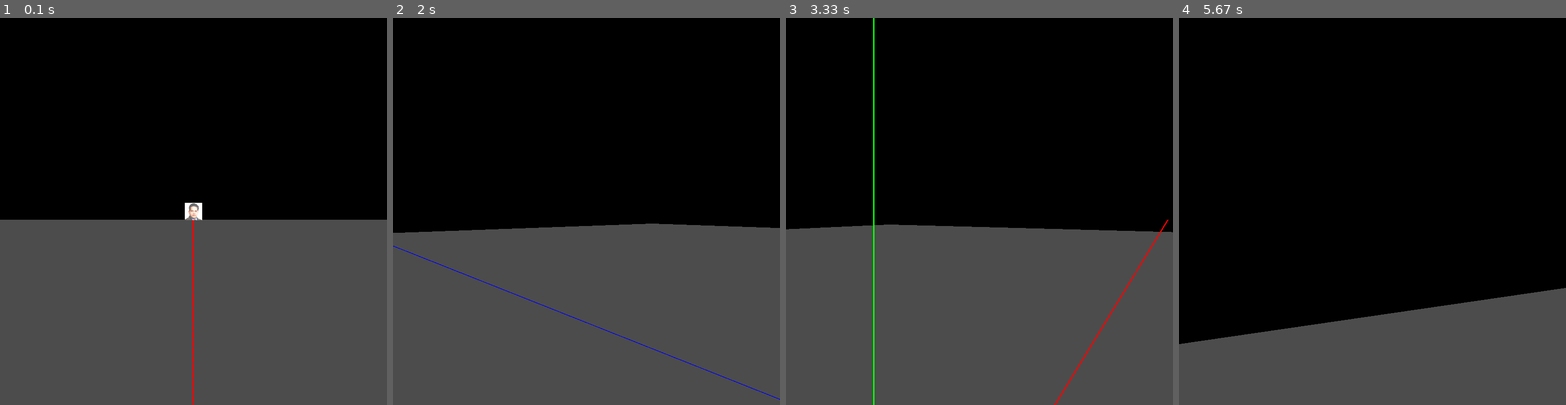
Above: before the commit, frames 1-4 (left to right).
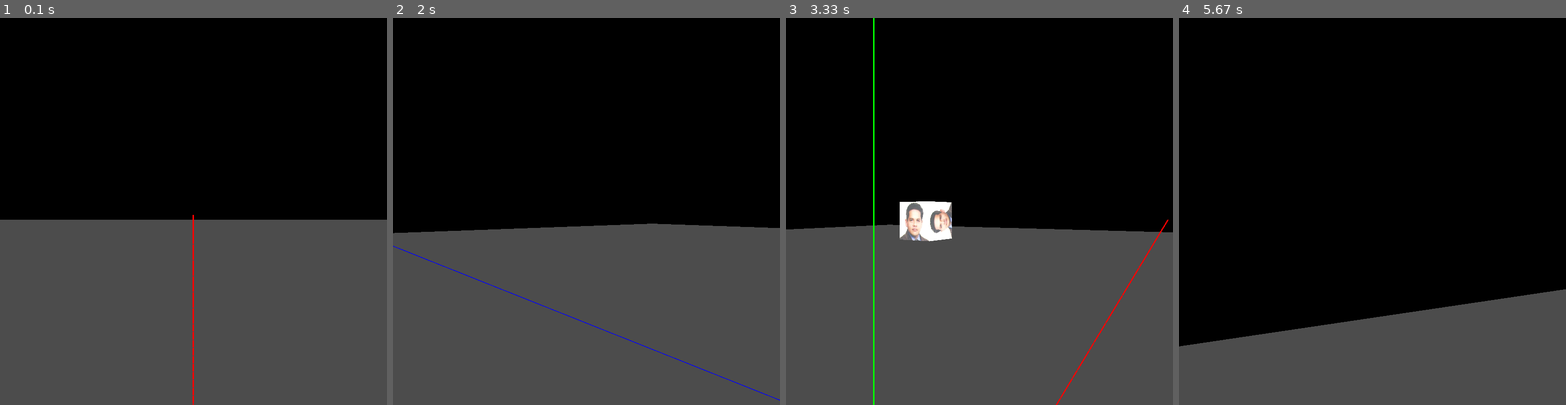
Above: after the commit, the same moments.

Repository: YaheDex/pygames
Game: pygame game, started from Ejemplo8_observadorFPV_v2/PlanoCubos.py
The game is run twice, just before and just after one commit, with the same random seed, the same clock (stepped at 60 frames per second) and the same inputs.
Inputs:
- Up to frame 1 (0.1 s): no input
- Up to frame 2 (2 s): hold Space 0.33-0.8 s; hold D 0.33-0.8 s; hold D 0.83-1.3 s; tap Space at 0.9, 1.2, 1.4, 1.73 s; hold W 1.33-1.63 s; hold D from 1.67 s (still down)
- Up to frame 3 (3.33 s): tap Space at 2.03, 2.23, 2.53, 2.8, 3.13 s; release D at 2.13 s; hold A 2.17-2.7 s; hold S 2.73-3.03 s; hold A from 3.07 s (still down)
- Up to frame 4 (5.67 s): tap Space at 3.43, 3.57, 3.97, 4.27, 4.63, 5.03, 5.33 s; release A at 3.47 s; hold W 3.5-3.87 s; hold W 3.9-4.53 s; hold W 4.57-4.93 s; hold W 4.97-5.43 s

The runs differ from the first frame. In frame 1, 0.2% of the frame differs, in the area x 47-53%, y 47-53%; in frame 2, 0.3%; in frame 3, 1.6%, in the area x 0-100%, y 47-100%; in frame 4, 0.5%.

Commit message:
lo mismo pero organizado en clases :D

Diff:
--- a/Ejemplo8_observadorFPV_v2/Cubo.py
+++ b/Ejemplo8_observadorFPV_v2/Cubo.py
@@ -12,14 +12,18 @@
 
 class Cubo:
 
-    def __init__(self, dim, vel, x, y, z):
+    def __init__(self, dim, vel, height):
         #Se inicializa las coordenadas de los vertices del cubo
         self.points = np.array([[-1.0,-1.0, 1.0], [1.0,-1.0, 1.0], [1.0,-1.0,-1.0], [-1.0,-1.0,-1.0],
                                 [-1.0, 1.0, 1.0], [1.0, 1.0, 1.0], [1.0, 1.0,-1.0], [-1.0, 1.0,-1.0]])
 
         self.DimBoard = dim
         #Se inicializa una posicion aleatoria en el tablero
-        self.Position = [x, y, z]
+        self.Position = []
+        self.Position.append(-200)
+        self.Position.append(5.0)
+        self.Position.append(200)
+        #Se inicializa un vector de direccion aleatorio
         self.Direction = []
         self.Direction.append(random.random())
         self.Direction.append(5.0)
@@ -31,23 +35,7 @@
         #Se cambia la maginitud del vector direccion
         self.Direction[0] *= vel
         self.Direction[2] *= vel
-
-
-    def update(self):
-        new_x = self.Position[0] + self.Direction[0]
-        new_z = self.Position[2] + self.Direction[2]
-
-        if(abs(new_x) <= self.DimBoard):
-            self.Position[0] = new_x
-        else:
-            self.Direction[0] *= -1.0
-            self.Position[0] += self.Direction[0]
-
-        if(abs(new_z) <= self.DimBoard):
-            self.Position[2] = new_z
-        else:
-            self.Direction[2] *= -1.0
-            self.Position[2] += self.Direction[2]
+        self.height = height
 
     def drawFace(self, x1, y1, z1, x2, y2, z2, x3, y3, z3, x4, y4, z4):
         glBegin(GL_QUADS)
--- a/Ejemplo8_observadorFPV_v2/PlanoCubos.py
+++ b/Ejemplo8_observadorFPV_v2/PlanoCubos.py
@@ -1,14 +1,8 @@
 import pygame
 from pygame.locals import *
-
-# Cargamos las bibliotecas de OpenGL
 from OpenGL.GL import *
 from OpenGL.GLU import *
 from OpenGL.GLUT import *
-
-import math
-
-# Se carga el archivo de la clase Cubo
 import sys
 sys.path.append('..')
 from Cubo import Cubo
@@ -18,67 +12,56 @@
 textures = []
 screen_width = 800
 screen_height = 800
-#vc para el obser.
-FOVY=60.0
-ZNEAR=1.0
-ZFAR=900.0
-#Variables para definir la posicion del observador
+FOVY = 60.0
+ZNEAR = 1.0
+ZFAR = 900.0
 EYE_X = 0.0
 EYE_Y = 5.0
 EYE_Z = 0.0
 CENTER_X = 1.0
 CENTER_Y = 5.0
 CENTER_Z = 0.0
-UP_X=0
-UP_Y=1
-UP_Z=0
+UP_X = 0
+UP_Y = 1
+UP_Z = 0
 theta = 0
-
 is_jumping = False
 jump_height = 0.0
-#Variables para dibujar los ejes del sistema
-X_MIN=-500
-X_MAX=500
-Y_MIN=-500
-Y_MAX=500
-Z_MIN=-500
-Z_MAX=500
-#Dimension del plano
+X_MIN = -500
+X_MAX = 500
+Y_MIN = -500
+Y_MAX = 500
+Z_MIN = -500
+Z_MAX = 500
 DimBoard = 200
+# cubos = [Cubo(DimBoard, 1, 200, 5, 0), Cubo(DimBoard, 0, DimBoard, 2.5, DimBoard), Cubo(DimBoard, 0, DimBoard-10, 2, DimBoard)]
+dansito = Cubo(DimBoard, 1.0, 11)
+jugador = Player()
+pygame.init()
 
-#Variables asociados a los objetos de la clase Cubo
-#cubo = Cubo(DimBoard, 1.0)
-global cubos
-cubos = [Cubo(DimBoard, 1, 200, 5, 0), Cubo(DimBoard, 0, DimBoard, 2.5, DimBoard), Cubo(DimBoard, 0, DimBoard-10, 2, DimBoard)]
-global jugador
-jugador = Player()
-
-#Variables para el control del observador
-theta = 0.0
-radius = 300
-
-pygame.init()
+plataforma = Cubo(5, 0.0, 6)  # Ajusta los parámetros según sea necesario
+plataforma.Position = [10, 0, 20]  # Posición de la plataforma en el mundo
+plataforma2 = Cubo(5, 0.0, 11)  # Ajusta los parámetros según sea necesario
+plataforma2.Position = [20, 6, 30]  # Posición de la plataforma en el mundo
+listacubos = [plataforma, plataforma2]
 
 def Axis():
     glShadeModel(GL_FLAT)
     glLineWidth(3.0)
-    #X axis in red
-    glColor3f(1.0,0.0,0.0)
+    glColor3f(1.0, 0.0, 0.0)
     glBegin(GL_LINES)
-    glVertex3f(X_MIN,0.0,0.0)
-    glVertex3f(X_MAX,0.0,0.0)
+    glVertex3f(X_MIN, 0.0, 0.0)
+    glVertex3f(X_MAX, 0.0, 0.0)
     glEnd()
-    #Y axis in green
-    glColor3f(0.0,1.0,0.0)
+    glColor3f(0.0, 1.0, 0.0)
     glBegin(GL_LINES)
-    glVertex3f(0.0,Y_MIN,0.0)
-    glVertex3f(0.0,Y_MAX,0.0)
+    glVertex3f(0.0, Y_MIN, 0.0)
+    glVertex3f(0.0, Y_MAX, 0.0)
     glEnd()
-    #Z axis in blue
-    glColor3f(0.0,0.0,1.0)
+    glColor3f(0.0, 0.0, 1.0)
     glBegin(GL_LINES)
-    glVertex3f(0.0,0.0,Z_MIN)
-    glVertex3f(0.0,0.0,Z_MAX)
+    glVertex3f(0.0, 0.0, Z_MIN)
+    glVertex3f(0.0, 0.0, Z_MAX)
     glEnd()
     glLineWidth(1.0)
 
@@ -86,37 +69,33 @@
     textures.append(glGenTextures(1))
     id = len(textures) - 1
     glBindTexture(GL_TEXTURE_2D, textures[id])
-    glTexParameteri(GL_TEXTURE_2D,GL_TEXTURE_WRAP_S, GL_CLAMP)
-    glTexParameteri(GL_TEXTURE_2D,GL_TEXTURE_WRAP_T, GL_CLAMP)
+    glTexParameteri(GL_TEXTURE_2D, GL_TEXTURE_WRAP_S, GL_CLAMP)
+    glTexParameteri(GL_TEXTURE_2D, GL_TEXTURE_WRAP_T, GL_CLAMP)
     glTexParameteri(GL_TEXTURE_2D, GL_TEXTURE_MAG_FILTER, GL_LINEAR)
     glTexParameteri(GL_TEXTURE_2D, GL_TEXTURE_MIN_FILTER, GL_LINEAR)
     image = pygame.image.load(filepath).convert()
     w, h = image.get_rect().size
-    image_data = pygame.image.tostring(image,"RGBA")
+    image_data = pygame.image.tostring(image, "RGBA")
     glTexImage2D(GL_TEXTURE_2D, 0, GL_RGBA, w, h, 0, GL_RGBA, GL_UNSIGNED_BYTE, image_data)
     glGenerateMipmap(GL_TEXTURE_2D)
 
 def Init():
     screen = pygame.display.set_mode((screen_width, screen_height), DOUBLEBUF | OPENGL)
     pygame.display.set_caption("OpenGL: cubos")
-
     glMatrixMode(GL_PROJECTION)
     glLoadIdentity()
-    gluPerspective(FOVY, screen_width/screen_height, ZNEAR, ZFAR)
-
+    gluPerspective(FOVY, screen_width / screen_height, ZNEAR, ZFAR)
     glMatrixMode(GL_MODELVIEW)
     glLoadIdentity()
-    gluLookAt(EYE_X,EYE_Y,EYE_Z,CENTER_X,CENTER_Y,CENTER_Z,UP_X,UP_Y,UP_Z)
-    glClearColor(0,0,0,0)
+    gluLookAt(EYE_X, EYE_Y, EYE_Z, CENTER_X, CENTER_Y, CENTER_Z, UP_X, UP_Y, UP_Z)
+    glClearColor(0, 0, 0, 0)
     glEnable(GL_DEPTH_TEST)
     glPolygonMode(GL_FRONT_AND_BACK, GL_FILL)
-
     Texturas(filename1)
 
 def display():
     glClear(GL_COLOR_BUFFER_BIT | GL_DEPTH_BUFFER_BIT)
     Axis()
-    #Se dibuja el plano gris
     glColor3f(0.3, 0.3, 0.3)
     glBegin(GL_QUADS)
     glVertex3d(-DimBoard, 0, -DimBoard)
@@ -125,36 +104,34 @@
     glVertex3d(DimBoard, 0, -DimBoard)
     glEnd()
     jugador.update()
-    # Se dibuja cubos
-    for obj in cubos:
-        obj.drawCube(textures,0)
-
-
+    jugador.checkCol(listacubos)
+    for plataforma in listacubos:
+        plataforma.drawCube(textures,0)
+    dansito.drawCube(textures,0)
+    # for obj in cubos:
+    #     obj.drawCube(textures, 0)
 
 done = False
 Init()
 while not done:
-
     for event in pygame.event.get():
         if event.type == pygame.KEYDOWN:
             if event.key == pygame.K_ESCAPE:
                 done = True
-
         if event.type == pygame.QUIT:
             done = True
-
-
-    cubos[0].chase_player(jugador.Position, 0.2)
-    if cubos[0].check_collision(jugador.Position):
+    glLoadIdentity()
+    verX = jugador.Position[0] + jugador.newDir[0]
+    verZ = jugador.Position[2] + jugador.newDir[2]
+    gluLookAt(jugador.Position[0], jugador.Position[1], jugador.Position[2], verX, jugador.Position[1], verZ, UP_X, UP_Y, UP_Z)
+    dansito.chase_player(jugador.Position, 0.6)
+    if dansito.check_collision(jugador.Position):
             print("¡Has perdido!")
             done = True
             break
-    glLoadIdentity()
-    verX = jugador.Position[0]+jugador.newDir[0]
-    verZ = jugador.Position[2]+jugador.newDir[2]
-    gluLookAt(jugador.Position[0], jugador.Position[1], jugador.Position[2], verX, jugador.Position[1], verZ, UP_X,UP_Y,UP_Z)
+
+
     display()
-
     pygame.display.flip()
     pygame.time.wait(10)
 
--- a/Ejemplo8_observadorFPV_v2/Player.py
+++ b/Ejemplo8_observadorFPV_v2/Player.py
@@ -1,79 +1,83 @@
 import pygame
 from pygame.locals import *
 import math
-
-# Cargamos las bibliotecas de OpenGL
 from OpenGL.GL import *
 from OpenGL.GLU import *
 from OpenGL.GLUT import *
 
-
-
 class Player:
-
     def __init__(self):
-
-
         self.Position = [0, 5, 0]
         self.theta = 0
-        self.Direction = []
-        self.Direction.append(0)
-        self.Direction.append(0)
-        self.Direction.append(0)
+        self.Direction = [0, 0, 0]
         self.newDir = [1, 5, 0]
-        self.jump_speed = 0.4  # Velocidad del salto predeterminada
-        self.gravity = 0.009  # Velocidad de la gravedad para poder lograr el descenso suave, se lo voy restando al salto
-        self.on_ground = True # is jumping pero mi lógica me puso mejor a detectar el suelo equide
-        self.y_velocity = 0 # en vez de restar dos valores diferentes, sí se pudo con el mismo valor al volverlo negativo
+        self.jump_speed = 0.4
+        self.gravity = 0.009
+        self.on_ground = True
+        self.y_velocity = 0
         self.prevPos = []
-
-
+        self.preEyeY = 0
+        self.pr = None
 
     def rotating(self):
         dir = [1.0, 0.0, 0.0]
-
-        newx = dir[0]*math.cos(math.radians(self.theta)) + math.sin(math.radians(self.theta))*dir[2]
-        newz = dir[0]*math.sin(math.radians(self.theta)) + math.cos(math.radians(self.theta))*dir[2]
-        newdir = [(newx), self.Position[1], (newz)]
+        newx = dir[0] * math.cos(math.radians(self.theta)) + math.sin(math.radians(self.theta)) * dir[2]
+        newz = dir[0] * math.sin(math.radians(self.theta)) + math.cos(math.radians(self.theta)) * dir[2]
+        newdir = [newx, self.Position[1], newz]
         return newdir
 
     def update(self):
-        print(self.newDir, self.Position, math.sqrt(self.newDir[0]**2 + self.newDir[2]**2))
-        self.prevPos = self.Position
+        self.prevPos = self.Position.copy()
         keys = pygame.key.get_pressed()
         if keys[pygame.K_w]:
             self.newDir = self.rotating()
-            self.Position[0] = self.Position[0] + self.newDir[0]
-            self.Position[2] = self.Position[2] + self.newDir[2]
-
+            self.Position[0] += self.newDir[0]
+            self.Position[2] += self.newDir[2]
         if keys[pygame.K_s]:
             self.newDir = self.rotating()
-            self.Position[0] = self.Position[0] - self.newDir[0]
-            self.Position[2] = self.Position[2] - self.newDir[2]
-
-
+            self.Position[0] -= self.newDir[0]
+            self.Position[2] -= self.newDir[2]
         if keys[pygame.K_d]:
-            self.theta+=2.5
+            self.theta += 2.5
             self.newDir = self.rotating()
-
         if keys[pygame.K_a]:
-            self.theta-=2.5
+            self.theta -= 2.5
             self.newDir = self.rotating()
-
         if keys[pygame.K_SPACE] and self.on_ground:
-            # print("LOL")
+            self.preEyeY = self.Position[1]
             self.on_ground = False
             self.y_velocity = self.jump_speed
-
         if not self.on_ground:
-            # print("DEPURASAO")
-
-            # sumo la velocidad de salto hasta que se vuelve negativa a la misma razón de cambio, así puedo formar la parábola sin dos variables
             self.Position[1] += self.y_velocity
-            print(self.Position[1])
             self.y_velocity -= self.gravity
-            # print("EQUISDE") # usado para depuración
-            if self.Position[1] <= 5 or self.on_ground:  # En vez de fijar una altura máxima y mínima para cuando llegue al suelo, sólo un if que en cuanto
+            if self.Position[1] <= self.preEyeY:  # En vez de fijar una altura máxima y mínima para cuando llegue al suelo, sólo un if que en cuanto
+                self.Position[1] = self.preEyeY   # detecte la altura del jugador, se reestablezca todo
+                # CENTER_Y = self.Position[1]
                 self.on_ground = True
                 self.y_velocity = 0
                 # print('DEPURASAO')
+
+
+    def checkCol(self, cubos):
+        for obj in cubos:
+        # Lógica de colisión con la plataforma
+            if math.sqrt((obj.Position[0] - self.Position[0])**2 + (obj.Position[2] - self.Position[2])**2) < 10.0:
+                if self.Position[1] < obj.height:  # Altura de la plataforma
+                    # El personaje choca con la plataforma
+                    self.Position[0] = self.prevPos[0]  # Restablece a la última posición segura
+                    self.Position[2] = self.prevPos[2]
+                    print('FUAaaaaaaaaaaaaaaaaaa')
+                elif obj.height <= self.Position[1] <= (obj.height+5):
+                    # El personaje está sobre la plataforma
+                    self.pr = obj
+                    self.preEyeY = obj.height + 5
+                    print('FUuuuuuuuuuuuUUUUUUUUUUUUUUUUUUUUUUUU')
+            elif (self.pr != None):
+                if (math.sqrt((self.pr.Position[0] - self.Position[0])**2 + (self.pr.Position[2] - self.Position[2])**2) >= 10): #el personaje sale del área de colisión de la plataforma
+                    print("WOOOOOOOOOOOOOOOOOOOOOOOOOOOOOOOOOOOOOOOOOOOOOOOOOOOOOOO")
+                    if self.Position[1] > obj.height:  # Altura de la plataforma
+                        # El personaje cae de la plataforma
+                        self.on_ground = False
+                        self.preEyeY = 5
+                        print('qqqqqqqqqqqqqqqqqqqqqqqqqqqqqqqqqqqqqqqqqqqqqqqqqqqqqq')
+                        self.pr = None
